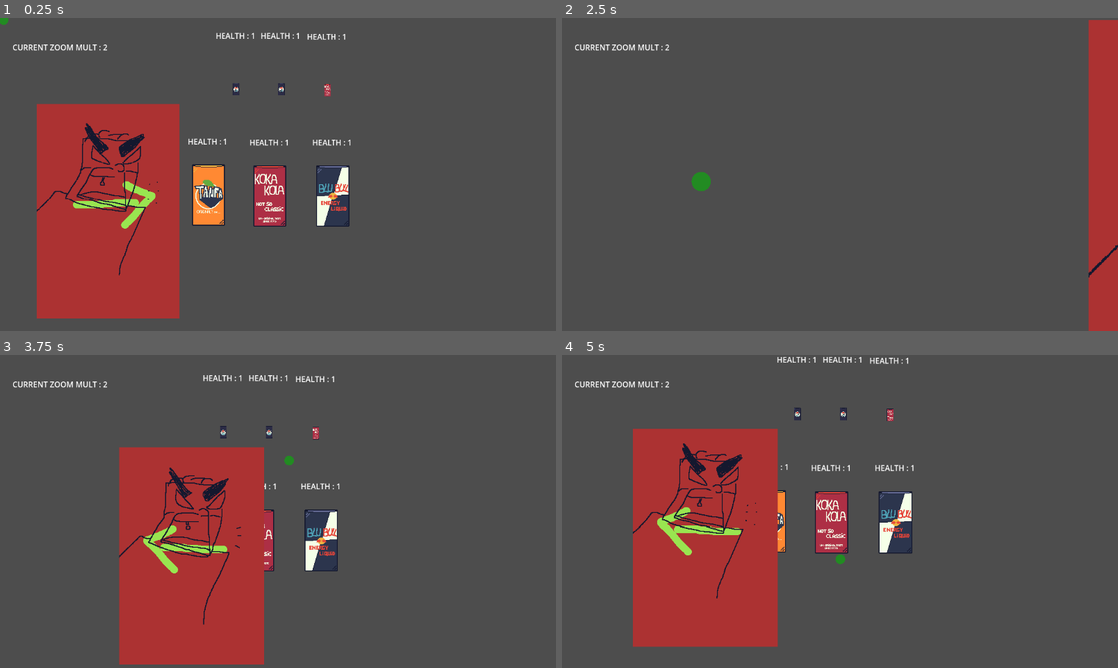
Above: before the commit, frames 1-4 (two rows, left to right).
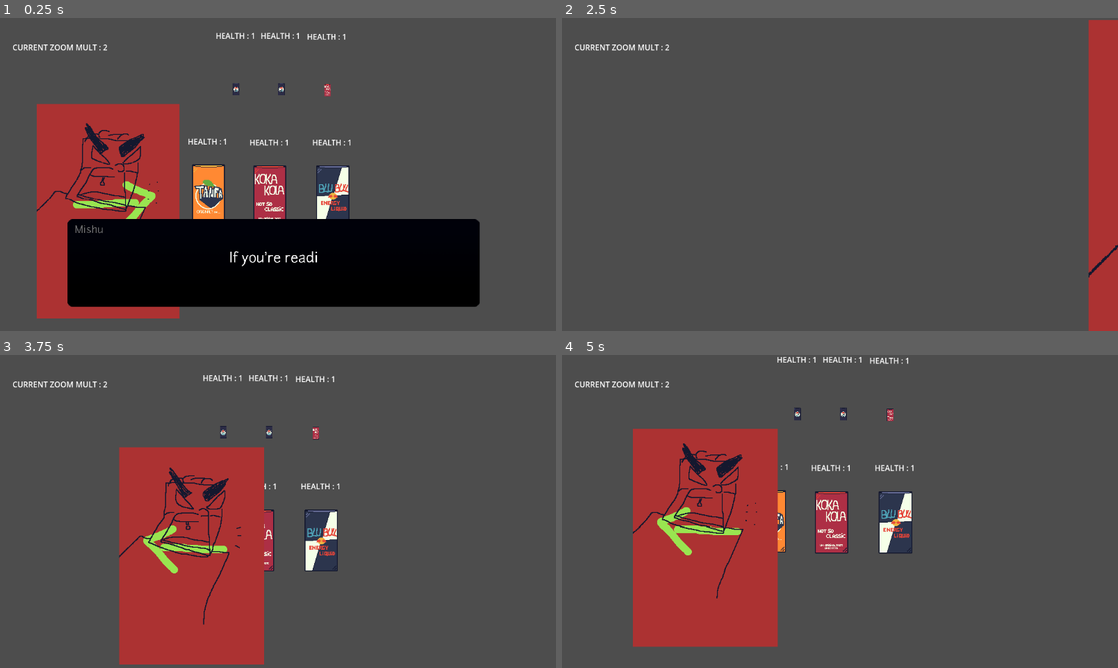
Above: after the commit, the same moments.

Repository: HelpMeFindAUsername/RIFTB
Game: Godot game, scene res://Scenes/2D/Main/main.tscn
The game is run twice, just before and just after one commit, with the same random seed, the same clock (stepped at 60 frames per second) and the same inputs. The engine's default icon, where the game draws it, is replaced by a stand-in: a white triangle on a blue panel in a dark square.
Inputs (mouse positions are in pixels of both pictures, inside the frame that each line leads up to):
- Up to frame 1 (0.25 s): no input
- Up to frame 2 (2.5 s): move the mouse to (840, 46) at 0.52 s; click (840, 46) at 0.6 s; move the mouse to (840, 302) at 1.27 s; click (840, 302) at 1.35 s; move the mouse to (578, 174) at 2.02 s; hold Right mouse button (RMB) from 2.03 s (still down); click (578, 174) at 2.3 s
- Up to frame 3 (3.75 s): move the mouse to (539, 505) at 2.77 s; release Right mouse button (RMB) at 2.78 s; click (539, 505) at 2.85 s; move the mouse to (278, 458) at 3.52 s; click (278, 458) at 3.6 s
- Up to frame 4 (5 s): move the mouse to (840, 564) at 4.27 s; right-click (840, 564) at 4.35 s; click (840, 564) at 4.55 s

The runs differ from the first frame. In frame 1, 21% of the frame differs, in the area x 0-87%, y 0-93%; in frame 2, 0.2%; in frame 3, less than 0.1%; in frame 4, less than 0.1%.

Commit message:
Implemented Dialogue System

Diff:
--- /dev/null
+++ b/Resources/Dialogues/placeholder.json
@@ -0,0 +1,3 @@
+[
+	{"name": "Mishu", "text": "If you're reading this, then that means that the dialogue was not loaded properly"},
+]
--- a/Resources/Global_Variables.gd
+++ b/Resources/Global_Variables.gd
@@ -6,8 +6,18 @@
 
 var player_bullet_strength := Vector2(randi_range(-200, 200), -200) #VARIABLE FOR TARGET IMPULSE
 
-var mouse_pos
+var spotted : bool = false
+
+var is_talking : bool = true
+
+var debug_dialogue_path = "res://Resources/Dialogues/placeholder.json"
+var dialogue_path = "res://Resources/Dialogues/placeholder.json"
+
+func _ready():
+	dialogue_path = debug_dialogue_path
 
 func _process(_delta):
 	player_bullet_strength = Vector2(randi_range(-200, 200), -200)
-	mouse_pos = get_viewport().get_camera_2d().get_global_mouse_position()
+
+func dialogue_check():
+	dialogue_path = debug_dialogue_path
--- a/Scenes/2D/Main/main.tscn
+++ b/Scenes/2D/Main/main.tscn
@@ -1,28 +1,12 @@
-[gd_scene load_steps=5 format=3 uid="uid://dbqe8lxyfj3ug"]
+[gd_scene load_steps=6 format=3 uid="uid://dbqe8lxyfj3ug"]
 
 [ext_resource type="PackedScene" uid="uid://dsgqh8mqbjihe" path="res://Scenes/2D/Main/camera.tscn" id="1_560fx"]
-[ext_resource type="PackedScene" uid="uid://rthxfyma5sfk" path="res://Scenes/2D/Sub/target.tscn" id="2_4551s"]
+[ext_resource type="PackedScene" uid="uid://rthxfyma5sfk" path="res://Scenes/2D/Sub/Shootlings/target.tscn" id="2_4551s"]
 [ext_resource type="PackedScene" uid="uid://b28eixq62pntf" path="res://Scenes/2D/Sub/Fucker/fucker_ai_wip.tscn" id="3_4551s"]
-
-[sub_resource type="GDScript" id="GDScript_4551s"]
-script/source = "extends Node2D
-
-var click_pos := Vector2(0,0)
-
-func _input(event):
-	if event is InputEventMouseButton and event.button_index == MOUSE_BUTTON_LEFT:
-		if event.pressed:
-			click_pos = Global.mouse_pos
-			print(\"click\")
-			draw
-			queue_redraw()
-
-func _draw():
-	draw_circle(click_pos, 10.0, Color.FOREST_GREEN)
-"
+[ext_resource type="PackedScene" uid="uid://bn7qxt0dvpv3" path="res://Scenes/2D/Sub/Shootlings/prize_big.tscn" id="3_gov5m"]
+[ext_resource type="PackedScene" uid="uid://cgsu3v8uek4ym" path="res://Scenes/UI/Dialogue_box/dialogue_system.tscn" id="5_1nsjr"]
 
 [node name="Main" type="Node2D"]
-script = SubResource("GDScript_4551s")
 
 [node name="Camera" parent="." instance=ExtResource("1_560fx")]
 
@@ -51,5 +35,10 @@
 [node name="Target3" parent="Front" instance=ExtResource("2_4551s")]
 position = Vector2(691, 369)
 
+[node name="Prize_Big" parent="Front" instance=ExtResource("3_gov5m")]
+position = Vector2(901, 345)
+
 [node name="Fucker_AI_WIP" parent="." instance=ExtResource("3_4551s")]
 position = Vector2(194, 401)
+
+[node name="DialogueSystem" parent="." instance=ExtResource("5_1nsjr")]
--- /dev/null
+++ b/Scenes/2D/Sub/Shootlings/prize_big.tscn
@@ -0,0 +1,10 @@
+[gd_scene load_steps=2 format=3 uid="uid://bn7qxt0dvpv3"]
+
+[sub_resource type="RectangleShape2D" id="RectangleShape2D_0agw4"]
+size = Vector2(148, 206)
+
+[node name="Prize_Big" type="RigidBody2D"]
+freeze = true
+
+[node name="CollisionShape2D" type="CollisionShape2D" parent="."]
+shape = SubResource("RectangleShape2D_0agw4")
--- a/Scenes/2D/Sub/target.tscn
+++ b/Scenes/2D/Sub/Shootlings/target.tscn
@@ -64,8 +64,8 @@
 
 [sub_resource type="AnimationLibrary" id="AnimationLibrary_ef517"]
 _data = {
-&"RESET": SubResource("Animation_r2kur"),
-&"falling": SubResource("Animation_jgpce")
+"RESET": SubResource("Animation_r2kur"),
+"falling": SubResource("Animation_jgpce")
 }
 
 [node name="Target" type="RigidBody2D"]
@@ -104,7 +104,7 @@
 
 [node name="AnimationPlayer" type="AnimationPlayer" parent="."]
 libraries = {
-&"": SubResource("AnimationLibrary_ef517")
+"": SubResource("AnimationLibrary_ef517")
 }
 
 [connection signal="mouse_entered" from="Random_Sprite/Target_Hitbox" to="." method="_on_target_hitbox_mouse_entered"]
--- /dev/null
+++ b/Scenes/UI/Dialogue_box/dialogue_system.tscn
@@ -0,0 +1,84 @@
+[gd_scene load_steps=6 format=3 uid="uid://cgsu3v8uek4ym"]
+
+[ext_resource type="Script" path="res://Scripts/Dialogue_Box/dialogue_system.gd" id="1_r12a2"]
+[ext_resource type="FontFile" uid="uid://c6o4ky2ypismv" path="res://Fonts/Junction/Junction-regular.otf" id="2_7ywy7"]
+[ext_resource type="Texture2D" uid="uid://cjhxvkyn0l524" path="res://Assets/Dialogue_Box/Dialogue_Box.png" id="2_gvs7d"]
+[ext_resource type="FontFile" uid="uid://bgrrvyqfxinas" path="res://Fonts/Junction/Junction-bold.otf" id="3_gvs7d"]
+
+[sub_resource type="GDScript" id="GDScript_hsisa"]
+script/source = "extends Control
+
+
+func _process(_delta):
+	if Global.is_talking:
+		mouse_filter = MOUSE_FILTER_STOP
+	else:
+		mouse_filter = MOUSE_FILTER_IGNORE
+"
+
+[node name="DialogueSystem" type="CanvasLayer"]
+script = ExtResource("1_r12a2")
+
+[node name="DialogueBox" type="Sprite2D" parent="."]
+position = Vector2(140, 416)
+scale = Vector2(0.7, 0.7)
+texture = ExtResource("2_gvs7d")
+centered = false
+
+[node name="NinePatchRect" type="NinePatchRect" parent="."]
+offset_right = 40.0
+offset_bottom = 40.0
+
+[node name="SpeakerLabel" type="RichTextLabel" parent="NinePatchRect"]
+layout_mode = 0
+offset_left = 87.0
+offset_top = 429.0
+offset_right = 367.0
+offset_bottom = 514.0
+scale = Vector2(0.7, 0.7)
+theme_override_colors/default_color = Color(0.446777, 0.446777, 0.446777, 1)
+theme_override_fonts/normal_font = ExtResource("2_7ywy7")
+theme_override_font_sizes/bold_italics_font_size = 30
+theme_override_font_sizes/italics_font_size = 30
+theme_override_font_sizes/mono_font_size = 30
+theme_override_font_sizes/normal_font_size = 30
+theme_override_font_sizes/bold_font_size = 30
+bbcode_enabled = true
+text = "name
+"
+scroll_active = false
+
+[node name="DialogueLabel" type="RichTextLabel" parent="NinePatchRect"]
+clip_contents = false
+layout_mode = 0
+offset_left = 140.0
+offset_top = 485.0
+offset_right = 1360.0
+offset_bottom = 745.0
+scale = Vector2(0.7, 0.7)
+theme_override_fonts/normal_font = ExtResource("2_7ywy7")
+theme_override_fonts/bold_italics_font = ExtResource("3_gvs7d")
+theme_override_font_sizes/bold_italics_font_size = 40
+theme_override_font_sizes/italics_font_size = 40
+theme_override_font_sizes/mono_font_size = 40
+theme_override_font_sizes/normal_font_size = 40
+theme_override_font_sizes/bold_font_size = 40
+bbcode_enabled = true
+text = "text"
+scroll_active = false
+scroll_following = true
+
+[node name="Timer" type="Timer" parent="."]
+wait_time = 0.2
+one_shot = true
+
+[node name="Input_Block" type="Control" parent="."]
+layout_mode = 3
+anchors_preset = 0
+offset_left = -120.0
+offset_top = -96.0
+offset_right = 1268.0
+offset_bottom = 739.0
+script = SubResource("GDScript_hsisa")
+
+[connection signal="timeout" from="Timer" to="." method="_on_timer_timeout"]
--- /dev/null
+++ b/Scripts/Dialogue_Box/dialogue_system.gd
@@ -0,0 +1,80 @@
+extends CanvasLayer
+
+@export_file("*.json") var d_file
+
+var dialogue = []
+var current_dialogue_id = 0
+var d_active = false
+
+var total_characters = 0
+var text_speed = 1
+var is_typing = false
+
+func _ready():
+	visible = false
+
+
+func _process(_delta):
+	if Global.is_talking:
+		start()
+		start_typing()
+	if !Global.is_talking:
+		current_dialogue_id = -1
+
+	if is_typing:
+		if $NinePatchRect/DialogueLabel.visible_characters < total_characters:
+			$NinePatchRect/DialogueLabel.visible_characters += text_speed
+
+func start_typing():
+	is_typing = true
+
+func start():
+	if d_active:
+		return
+	d_active = true
+	visible = true
+	dialogue = load_dialogue()
+	current_dialogue_id = -1
+	next_script()
+
+
+func _input(_event):
+	if not d_active:
+		return
+	if Input.is_action_just_pressed("LMB") and current_dialogue_id < len(dialogue):
+		next_script()
+
+func load_dialogue():
+	var file = FileAccess.open(Global.dialogue_path, FileAccess.READ)
+	if file == null:
+		push_error("Failed to open dialogue file at path: " + str(Global.dialogue_path))
+		return []
+	var content = JSON.parse_string(file.get_as_text())
+	if typeof(content) != TYPE_ARRAY:
+		push_error("Dialogue file format invalid. Expected an array.")
+		return []
+	return content
+
+
+func next_script():
+	current_dialogue_id += 1
+
+	if current_dialogue_id >= len(dialogue):
+		$Timer.start()
+		visible = false
+		print("dialogue ended")
+		return
+
+	$NinePatchRect/SpeakerLabel.text = "[center]%s[/center]" % dialogue[current_dialogue_id]["name"]
+	$NinePatchRect/DialogueLabel.text = "[center]%s[/center]" % dialogue[current_dialogue_id]["text"]
+
+	# count numbers of characters in text
+	total_characters = $NinePatchRect/DialogueLabel.text.length()
+	# initially no text displayed
+	$NinePatchRect/DialogueLabel.visible_characters = 0
+
+
+func _on_timer_timeout():
+	Global.dialogue_check()
+	Global.is_talking = false
+	d_active = false
--- a/Scripts/target.gd
+++ b/Scripts/target.gd
@@ -3,6 +3,7 @@
 var target_entered : bool = false
 @export var health : int = 1
 @export var points_assigned : int = 1
+@export var is_prize : bool = false
 @onready var animation_player = $AnimationPlayer
 @onready var target = $".."
 @export var scale_mult := Vector2(1, 1)
@@ -15,32 +16,34 @@
 func _input(event):
 	if event is InputEventMouseButton and event.button_index == MOUSE_BUTTON_LEFT:
 		if target_entered:
-			if event.pressed and health > 0:
-				print("TARGET HIT")
-				health -= 1
-				Global.player_score += 1
+			if event.pressed:
+				if health > 0:
+					print("TARGET HIT")
+					health -= 1
+					Global.player_score += 1
 
-			if event.pressed and health <= 0:
-				print("TARGET DESTROYED")
-				health -= 1
-				Global.player_score += points_assigned
+				if health <= 0:
+					print("TARGET DESTROYED")
+					health -= 1
+					Global.player_score += points_assigned
 
-			if event.pressed and health <= -3:
-				print("TARGET FUCKED UP")
-				target_entered = false
-				target_hitbox.queue_free()
-				random_sprite.queue_free()
-				_spawn_fragments() # call fragments spawn
+				if health <= -3:
+					print("TARGET FUCKED UP")
+					target_entered = false
+					target_hitbox.queue_free()
+					random_sprite.queue_free()
+					_spawn_fragments() # call fragments spawn
+
+					if Global.is_looking and is_prize:
+						Global.spotted = true
+
+
 
 
 func _process(_delta):
 	if health <= 0:
 		animation_player.play("falling")
 
-	if random_sprite:
-		target_collision.scale = random_sprite.scale
-	else:
-		return
 
 func _physics_process(_delta):
 	if health <= 0:
--- a/project.godot
+++ b/project.godot
@@ -11,8 +11,8 @@
 [application]
 
 config/name="RIFTB"
-run/main_scene="uid://dbqe8lxyfj3ug"
-config/features=PackedStringArray("4.4", "GL Compatibility")
+run/main_scene="res://Scenes/2D/Main/main.tscn"
+config/features=PackedStringArray("4.3", "GL Compatibility")
 run/max_fps=60
 run/delta_smoothing=false
 config/icon="res://icon.svg"
@@ -24,8 +24,6 @@
 
 [display]
 
-window/size/resizable=false
-window/size/borderless=true
 window/stretch/mode="viewport"
 window/stretch/aspect="expand"
 window/vsync/vsync_mode=0
Binary file added: Assets/Dialogue_Box/Dialogue_Box.png
Not shown, added: Assets/Dialogue_Box/Dialogue_Box.png.import
Binary file added: Fonts/Junction/Junction-bold.otf
Not shown, added: Fonts/Junction/Junction-bold.otf.import
Binary file added: Fonts/Junction/Junction-light.otf
Not shown, added: Fonts/Junction/Junction-light.otf.import
Binary file added: Fonts/Junction/Junction-regular.otf
Not shown, added: Fonts/Junction/Junction-regular.otf.import
Not shown: 1 places in Scenes/2D/Main/camera.tscn that only renumber resources
Not shown: 1 places in Scenes/2D/Sub/Shootlings/target.tscn that only renumber resources
Not shown, added: Fonts/Junction/Open Font License.markdown
